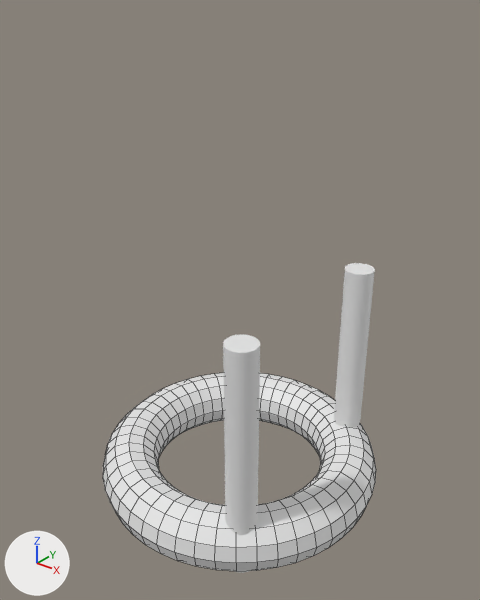
The Blender file Assets/3D Models/teleporter.blend: old version first, new version second.
Rendered twice from a 50 mm lens placed at (3.09, -3.86, 4.01), pointed at (0.02, -0.02, 1.63). Arrows for +X, +Y and +Z are at lower left; the lights stay in place. Mesh edges are drawn as thin lines on the coarser meshes.
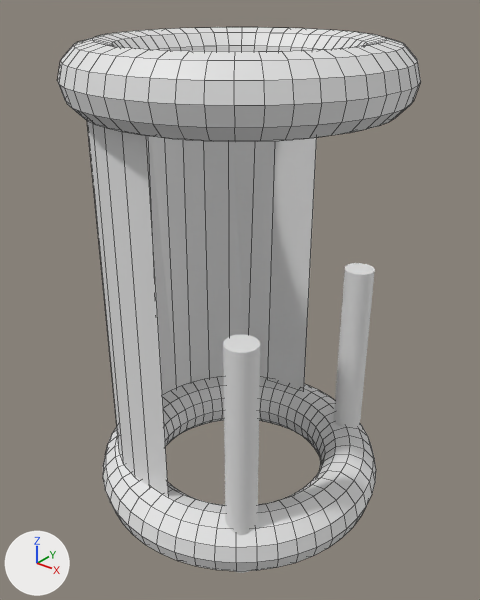
Boxes [x1, y1, x2, y2] around the edits, measured in the pictures (480 x 600 px):
'Cylinder.002', added
    after: [87, 121, 317, 496]
'Torus.001', added
    after: [58, 27, 421, 142]

Diff of the bpy script that builds the scene:
```diff
--- a/Assets/3D Models/teleporter.blend.py
+++ b/Assets/3D Models/teleporter.blend.py
@@ me_torus_001 @@
+me_torus_001.from_pydata(...)  # a torus around z (ring radius 1.0, tube radius 0.25) spanning x -1.25..1.25, y -1.25..1.25, z -0.25..0.25
@@ me_cylinder_003 @@
+me_cylinder_003.from_pydata(...)  # 64 vertices, 34 faces; spans x -1.0..0.2, y -1.0..1.0, z -1.0..1.0
@@ ob_torus_001 @@
+ob_torus_001 = bpy.data.objects.new('Torus.001', me_torus_001)
+ob_torus_001.location = (0.0, 0.0, 3.386)
@@ ob_cylinder_002 @@
+ob_cylinder_002 = bpy.data.objects.new('Cylinder.002', me_cylinder_003)
+ob_cylinder_002.location = (-0.143, 0.0, 1.724)
+ob_cylinder_002.scale = (1.0, 1.0, 1.5)
```
